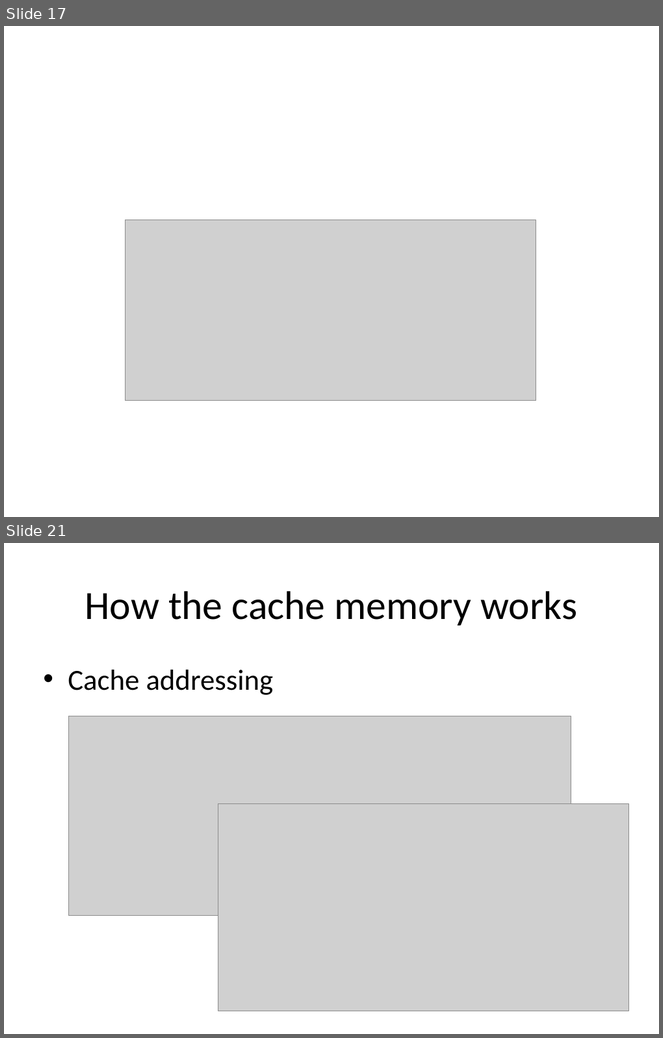
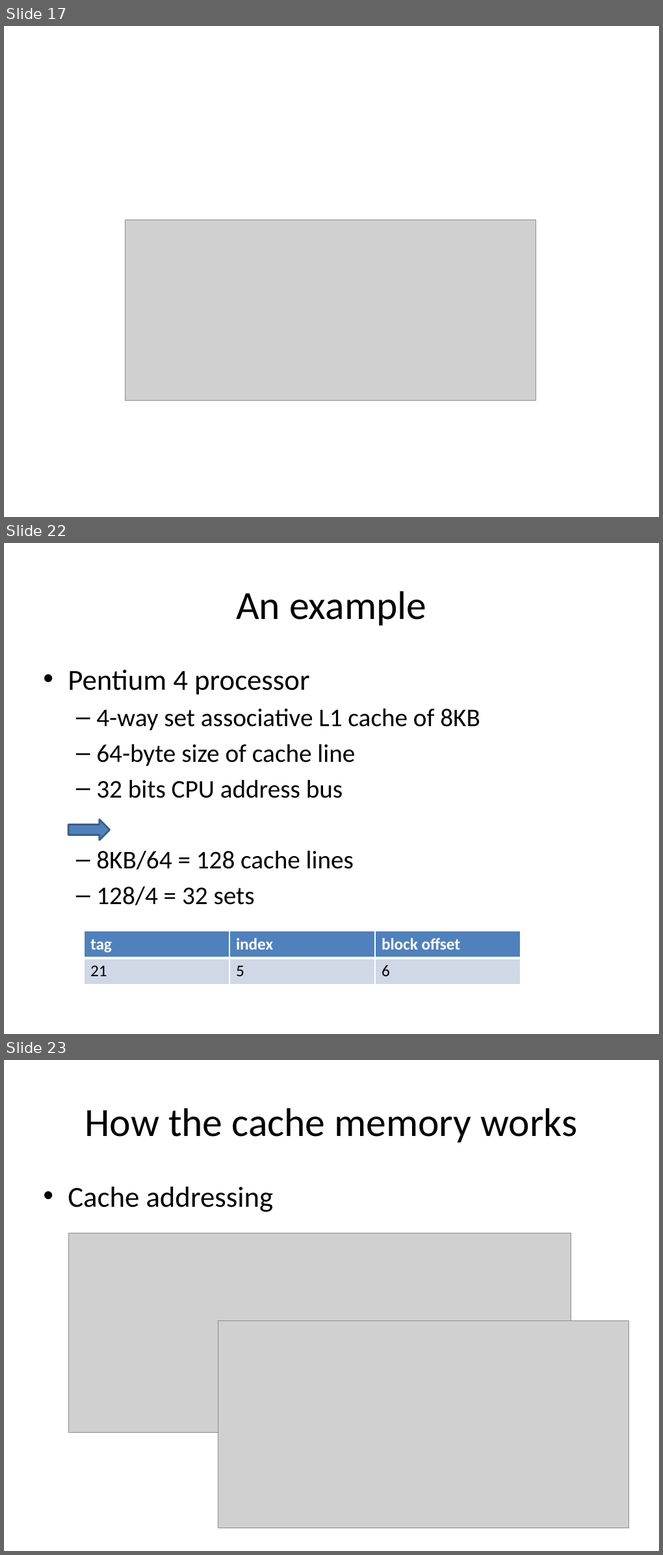
Before and after one commit to guhanjie/Knowledge-sharing, a slide deck: 数据存取模型.pptx. Shown one above the other, each under a label of ours: slides 17 and 21 before the commit, slides 17, 22 and 23 after it; the slides between them are not shown. The pictures are 663x1038 and 663x1555 pixels, drawn with LibreOffice and Linux fonts; fonts in the diff are those of the drawing; grey boxes stand for pictures. Boxes give left, top, right and bottom in pixels: in the first picture for what was removed or moved away, otherwise in the second. Text is boxed around its words. In the diff, an @@ line names an element or a change of style, - is before the commit and + after.

```diff
--- a/数据存取模型.pptx
+++ b/数据存取模型.pptx
@@ slide 22 added at (x1=4, y1=543, x2=659, y2=1034), background #FFFFFF @@
@@ title added at (x1=236, y1=591, x2=426, y2=626), 44 pt, text #000000 @@
+An example
@@ text added at (x1=68, y1=670, x2=480, y2=906), 28 pt, text #000000 @@
+• Pentium 4 processor
+  – 4-way set associative L1 cache of 8KB
+  – 64-byte size of cache line
+  – 32 bits CPU address bus
+  – 8KB/64 = 128 cache lines
+  – 128/4 = 32 sets
@@ right arrow added at (x1=68, y1=819, x2=109, y2=841), fill #4F81BD, outline #3A5F8C 2 pt @@
@@ table added at (x1=84, y1=932, x2=520, y2=984), 2 rows, 3 columns @@
+tag | index | block offset
+21 | 5 | 6
@@ what was slide 21 is now slide 23 @@
```
Also in this commit, not shown: 6 slides changed, 8 other slides added, 3 slides removed.
